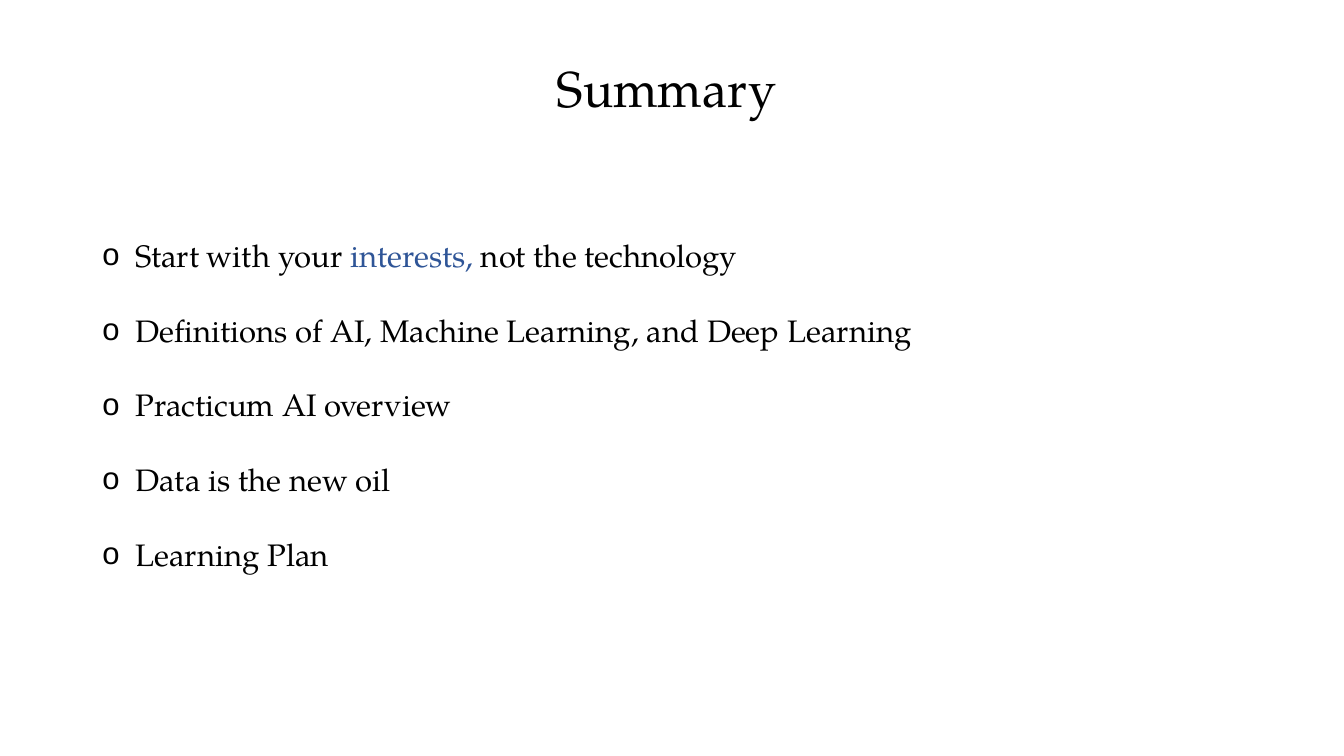
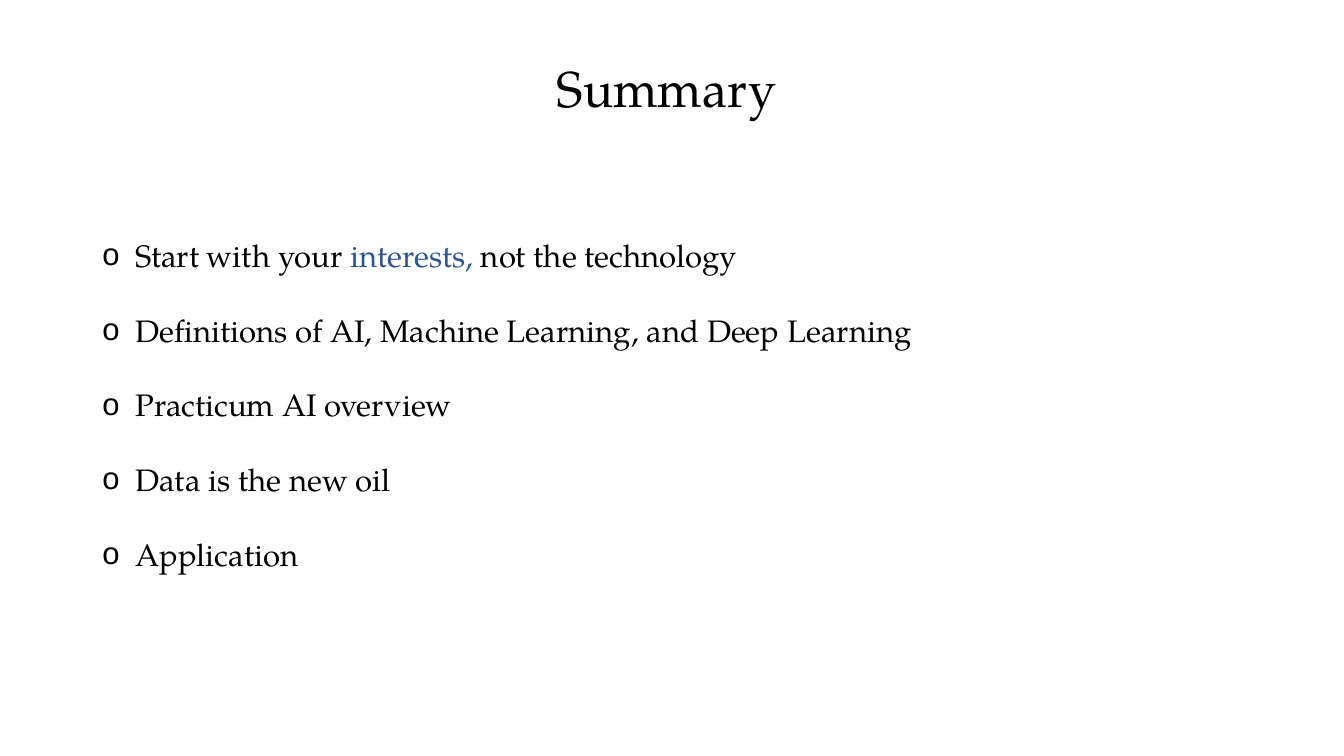
Before and after one commit to PracticumAI-Test/practicum, a slide deck: slide 24 of pai_getting_started.pptx (slide 21 before the commit). Drawn at 1344x756 pixels with LibreOffice and Linux fonts; fonts in the diff are those of the drawing. Boxes give left, top, right and bottom in pixels: in the first picture for what was removed or moved away, otherwise in the second. Text is boxed around its words. In the diff, an @@ line names an element or a change of style, - is before the commit and + after.

```diff
--- a/pai_getting_started.pptx
+++ b/pai_getting_started.pptx
@@ text at [135,543,298,575]: text changed @@
-o Learning Plan
+o Application
```
Also in this commit, not shown: 4 other slides changed, 4 slides added, 1 slide removed.
